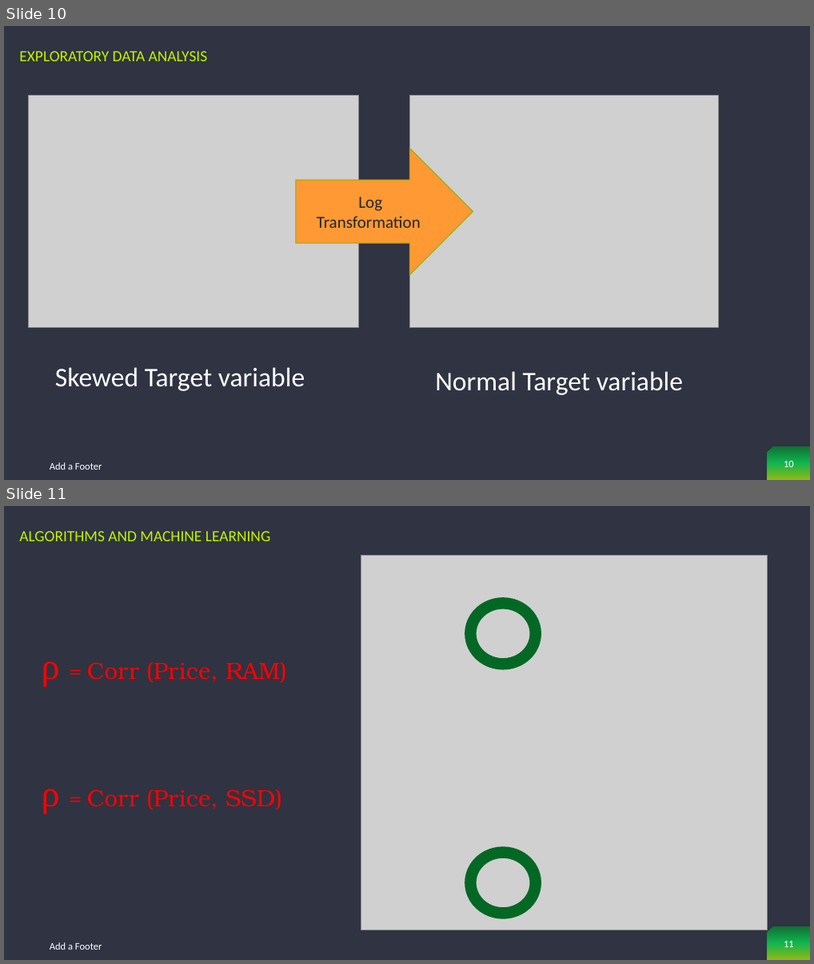
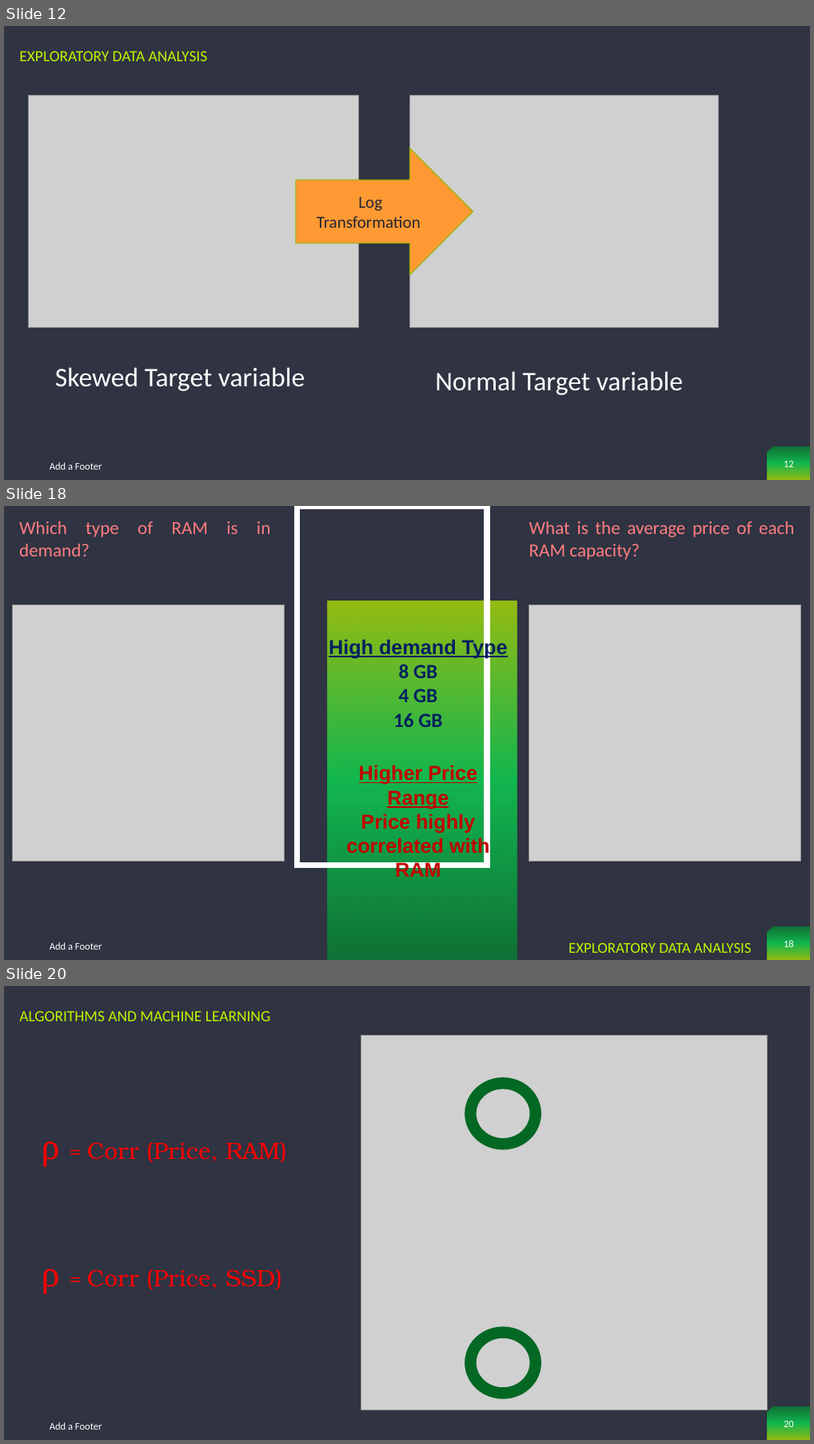
Before and after one commit to PassionateDataScientist/Laptop_price_capstone2, a slide deck: Laptop Price Prediction.pptx. Shown one above the other, each under a label of ours: slides 10 and 11 before the commit, slides 12, 18 and 20 after it; the slides between them are not shown. The pictures are 814x964 and 814x1444 pixels, drawn with LibreOffice and Linux fonts; fonts in the diff are those of the drawing; grey boxes stand for pictures. Boxes give left, top, right and bottom in pixels: in the first picture for what was removed or moved away, otherwise in the second. Text is boxed around its words. In the diff, an @@ line names an element or a change of style, - is before the commit and + after.

```diff
--- a/Laptop Price Prediction.pptx
+++ b/Laptop Price Prediction.pptx
@@ slide 18 added at <box>4,506,810,960</box>, background #2F3342; not listed: 1 template element that a slide beside it also shows @@
@@ text added at <box>19,521,457,657</box>, 22 pt, text #FF7C80 @@
+Which type of RAM is in demand?
@@ rectangle added at <box>298,506,487,864</box>, outline #FFFFFF 7 pt @@
@@ text added at <box>530,521,794,560</box>, 22 pt, text #FF7C80 @@
+What is the average price of each RAM capacity?
@@ rectangle added at <box>328,601,518,960</box>, fill gradient #038B30 to #05EE55 to #C0F400 @@
@@ picture added at <box>13,604,285,861</box> @@
@@ picture added at <box>529,604,802,861</box> @@
@@ text added at <box>329,638,508,727</box>, 24 pt, text #002060, bold, underline @@
+High demand Type
+8 GB
+4 GB
+16 GB
@@ text added at <box>346,764,490,881</box>, 24 pt, text #C00000, bold @@
+Higher Price Range
+Price highly correlated with
+RAM
@@ text added at <box>50,942,102,949</box>, 12 pt, text #FFFFFF @@
+Add a Footer
@@ title added at <box>569,942,752,952</box>, 18 pt, text #C0F400 @@
+EXPLORATORY DATA ANALYSIS
@@ page number added at <box>784,940,794,947</box>, 12 pt, text #FFFFFF @@
+18
@@ what was slide 10 is now slide 12 @@
@@ page number at <box>784,460,794,467</box>: text changed @@
-10
+12
@@ what was slide 11 is now slide 20 @@
@@ page number at <box>784,1420,794,1427</box>: text changed @@
-11
+20
```
Also in this commit, not shown: 2 slides changed, 8 other slides added.
